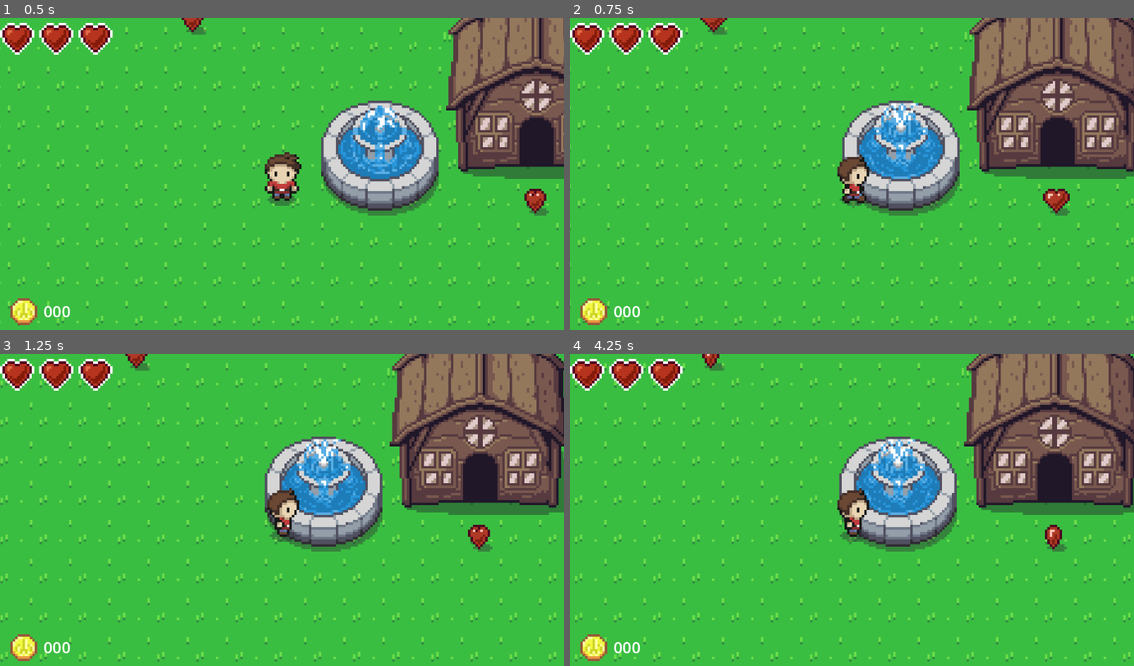
Above: before the commit, frames 1-4 (two rows, left to right).
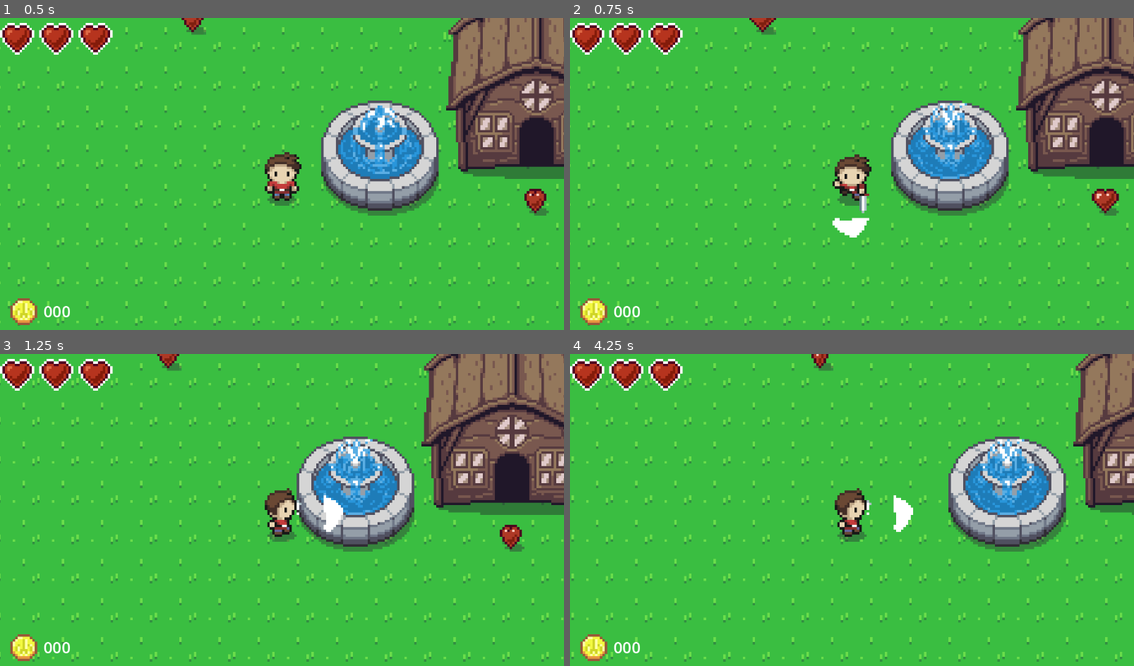
Above: after the commit, the same moments.

Repository: janssen-r/game-design-1
Game: Godot game, scene res://td_world_1.tscn
Same seed, same stepped clock (60 frames per second), same inputs: the game is played once before the commit and once after it. The project has no main scene, so this scene is started directly.
Inputs (mouse positions are in pixels of both pictures, inside the frame that each line leads up to):
- Up to frame 1 (0.5 s): no input
- Up to frame 2 (0.75 s): tap Enter (ui_accept) at 0.5, 0.6 s; move the mouse to (976, 161) at 0.52 s; hold Right (ui_right) from 0.53 s (still down); click (976, 161) at 0.67 s
- Up to frame 3 (1.25 s): keep holding Right (ui_right); tap Enter (ui_accept) at 0.77, 1.07 s
- Up to frame 4 (4.25 s): release Right (ui_right) at 1.25 s; drag from (739, 528) to (1049, 538) at 1.27 s; move the mouse to (908, 441) at 2.02 s; hold Left (ui_left) 2.03-2.75 s; tap Enter (ui_accept) at 2.1, 3.6, 3.77, 4.07 s; drag from (823, 575) to (682, 466) at 2.77 s; move the mouse to (1021, 559) at 3.52 s; hold Right (ui_right) from 3.53 s (still down)

Frame 1 is identical in both runs. In frame 2, 26% of the frame differs, in the area x 0-100%, y 0-99%; in frame 3, 25%; in frame 4, 28%.

Commit message:
Update 11/6

Diff:
--- /dev/null
+++ b/entities/attacks/slash.gd
@@ -0,0 +1,20 @@
+extends Area2D
+
+var damage = 10
+var knockback = 128.0
+var anim_life = 0.2
+
+func _process(delta: float) -> void:
+	anim_life -= delta
+	if anim_life <= 0:
+		queue_free()
+		return
+
+	for enemy in get_tree().get_nodes_in_group("Enemy"):
+		if self.overlaps_body(enemy):
+			enemy.take_damage(damage, self)
+			var dist = (enemy.global_position-self.global_position)
+			enemy.inertia = dist.normalized() * knockback
+			pass
+
+	pass
--- /dev/null
+++ b/entities/attacks/slash.tscn
@@ -0,0 +1,16 @@
+[gd_scene load_steps=4 format=3 uid="uid://6446lgqfskbx"]
+
+[ext_resource type="Texture2D" uid="uid://b7pcovdxkh1mm" path="res://assets/sprites/zelda_like/Slash.png" id="1_752rr"]
+[ext_resource type="Script" path="res://entities/attacks/slash.gd" id="1_j105u"]
+
+[sub_resource type="CircleShape2D" id="CircleShape2D_r2ilp"]
+radius = 9.0
+
+[node name="slash" type="Area2D"]
+script = ExtResource("1_j105u")
+
+[node name="Sprite2D" type="Sprite2D" parent="."]
+texture = ExtResource("1_752rr")
+
+[node name="CollisionShape2D" type="CollisionShape2D" parent="." groups=["Slash"]]
+shape = SubResource("CircleShape2D_r2ilp")
--- /dev/null
+++ b/entities/items/coin.tscn
@@ -0,0 +1,74 @@
+[gd_scene load_steps=11 format=3 uid="uid://c7q428r4o65d3"]
+
+[ext_resource type="Texture2D" uid="uid://c06e3gs47hr8m" path="res://assets/sprites/zelda_like/gfx/objects.png" id="1_s8oe7"]
+
+[sub_resource type="AtlasTexture" id="AtlasTexture_1wv3c"]
+atlas = ExtResource("1_s8oe7")
+region = Rect2(64, 48, 16, 16)
+
+[sub_resource type="AtlasTexture" id="AtlasTexture_50orv"]
+atlas = ExtResource("1_s8oe7")
+region = Rect2(80, 48, 16, 16)
+
+[sub_resource type="AtlasTexture" id="AtlasTexture_al8em"]
+atlas = ExtResource("1_s8oe7")
+region = Rect2(96, 48, 16, 16)
+
+[sub_resource type="AtlasTexture" id="AtlasTexture_keka8"]
+atlas = ExtResource("1_s8oe7")
+region = Rect2(112, 48, 16, 16)
+
+[sub_resource type="AtlasTexture" id="AtlasTexture_ps0br"]
+atlas = ExtResource("1_s8oe7")
+region = Rect2(128, 48, 16, 16)
+
+[sub_resource type="AtlasTexture" id="AtlasTexture_cnfhx"]
+atlas = ExtResource("1_s8oe7")
+region = Rect2(144, 48, 16, 16)
+
+[sub_resource type="AtlasTexture" id="AtlasTexture_d4a26"]
+atlas = ExtResource("1_s8oe7")
+region = Rect2(160, 48, 16, 16)
+
+[sub_resource type="SpriteFrames" id="SpriteFrames_i5uhb"]
+animations = [{
+"frames": [{
+"duration": 1.0,
+"texture": SubResource("AtlasTexture_1wv3c")
+}, {
+"duration": 1.0,
+"texture": SubResource("AtlasTexture_50orv")
+}, {
+"duration": 1.0,
+"texture": SubResource("AtlasTexture_al8em")
+}, {
+"duration": 1.0,
+"texture": SubResource("AtlasTexture_keka8")
+}, {
+"duration": 1.0,
+"texture": SubResource("AtlasTexture_ps0br")
+}, {
+"duration": 1.0,
+"texture": SubResource("AtlasTexture_cnfhx")
+}, {
+"duration": 1.0,
+"texture": SubResource("AtlasTexture_d4a26")
+}],
+"loop": true,
+"name": &"default",
+"speed": 5.0
+}]
+
+[sub_resource type="CircleShape2D" id="CircleShape2D_8i7yo"]
+radius = 12.0
+
+[node name="coin" type="Node2D"]
+
+[node name="AnimatedSprite2D" type="AnimatedSprite2D" parent="."]
+sprite_frames = SubResource("SpriteFrames_i5uhb")
+autoplay = "default"
+
+[node name="Area2D" type="Area2D" parent="."]
+
+[node name="CollisionShape2D" type="CollisionShape2D" parent="Area2D"]
+shape = SubResource("CircleShape2D_8i7yo")
--- a/player_hud.gd
+++ b/player_hud.gd
@@ -43,3 +43,6 @@
 		elif index < full_hearts:
 			heart.frame = 4
 	pass
+
+	pass # if money < 0:
+	pass # money == 0
--- a/td_player.gd
+++ b/td_player.gd
@@ -15,8 +15,33 @@
 
 var inertia = Vector2()
 var look_direction = Vector2.DOWN
+var attack_direction = look_direction
+var animation_lock = 0.0 # Lock player during attack anim
+var damage_lock = 0.0 # Invincibility frames
+var charge_time = 2.5
+var charge_start_time = 0.0
+
+var slash_scene = preload("res://entities/attacks/slash.tscn")
 
 @onready var p_HUD = get_tree().get_first_node_in_group ("HUD")
+
+func get_direction_name():
+	return ["right", "down", "left", "up"][
+		int(round(look_direction.angle() * 2 / PI)) % 4
+	]
+
+func attack():
+	data.state = STATES.ATTACKING
+	var dir_name = get_direction_name()
+	if dir_name == "left":
+		$AnimatedSprite2D.flip_h = 0
+	$AnimatedSprite2D.play("swipe_" + dir_name)
+	attack_direction = look_direction
+	var slash = slash_scene.instantiate()
+	slash.position = attack_direction * 20.0
+	slash.rotation = Vector2().angle_to_point(-attack_direction)
+	add_child(slash)
+	animation_lock = 0.2
 
 func _on_ready() -> void:
 	p_HUD.show()
@@ -29,21 +54,34 @@
 	data.money += value
 
 func _physics_process(delta: float) -> void:
-	var direction = Vector2(
-		Input.get_axis("ui_left", "ui_right"),
-		Input.get_axis("ui_up", "ui_down")
-	)
-	if direction.length() > 0: # magnitude
-		look_direction = direction
-		# Scale to 1 to prevent speed boost from diaglonals
-		direction = direction.normalized()
-		velocity = direction * SPEED
-	else:
-		velocity = velocity.move_toward(Vector2.ZERO, SPEED)
-	velocity += inertia
-	update_animation(direction)
-	move_and_slide()
-	inertia = inertia.move_toward(Vector2.ZERO, delta*1000)
+	animation_lock = max(animation_lock-delta, 0.0)
+	damage_lock = max(damage_lock-delta, 0.0)
+
+	if animation_lock == 0 and data.state != STATES.DEAD:
+		if data.state != STATES.CHARGING:
+			data.state = STATES.IDLE
+
+		var direction = Vector2(
+			Input.get_axis("ui_left", "ui_right"),
+			Input.get_axis("ui_up", "ui_down")
+		)
+		if direction.length() > 0: # magnitude
+			look_direction = direction
+			# Scale to 1 to prevent speed boost from diaglonals
+			direction = direction.normalized()
+			velocity = direction * SPEED
+		else:
+			velocity = velocity.move_toward(Vector2.ZERO, SPEED)
+		velocity += inertia
+		update_animation(direction)
+		move_and_slide()
+		inertia = inertia.move_toward(Vector2.ZERO, delta*1000)
+	if data.state != STATES.DEAD:
+		if Input.is_action_just_pressed("ui_accept"):
+			attack()
+			# TODO: charge timer/state
+
+	pass
 
 func update_animation(direction):
 	var a_name = "idle_"
Not shown, added: td_667.tmp
